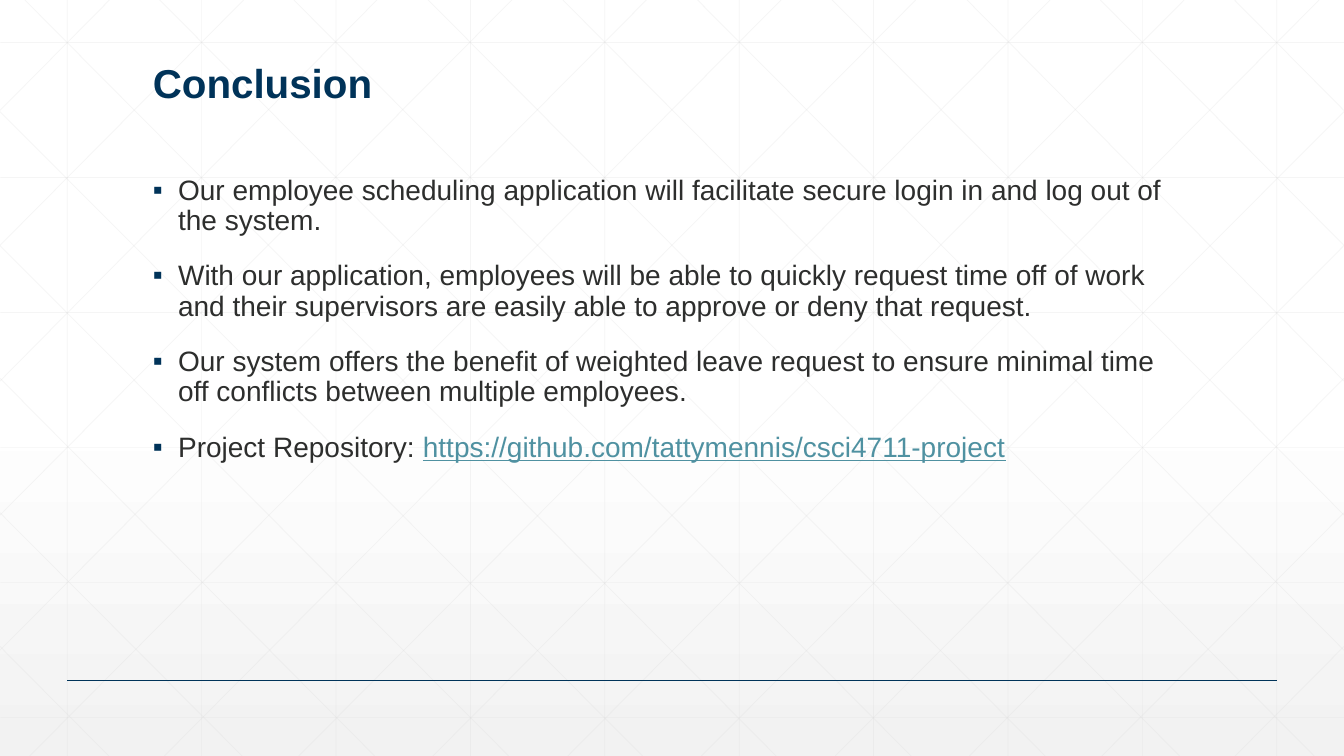
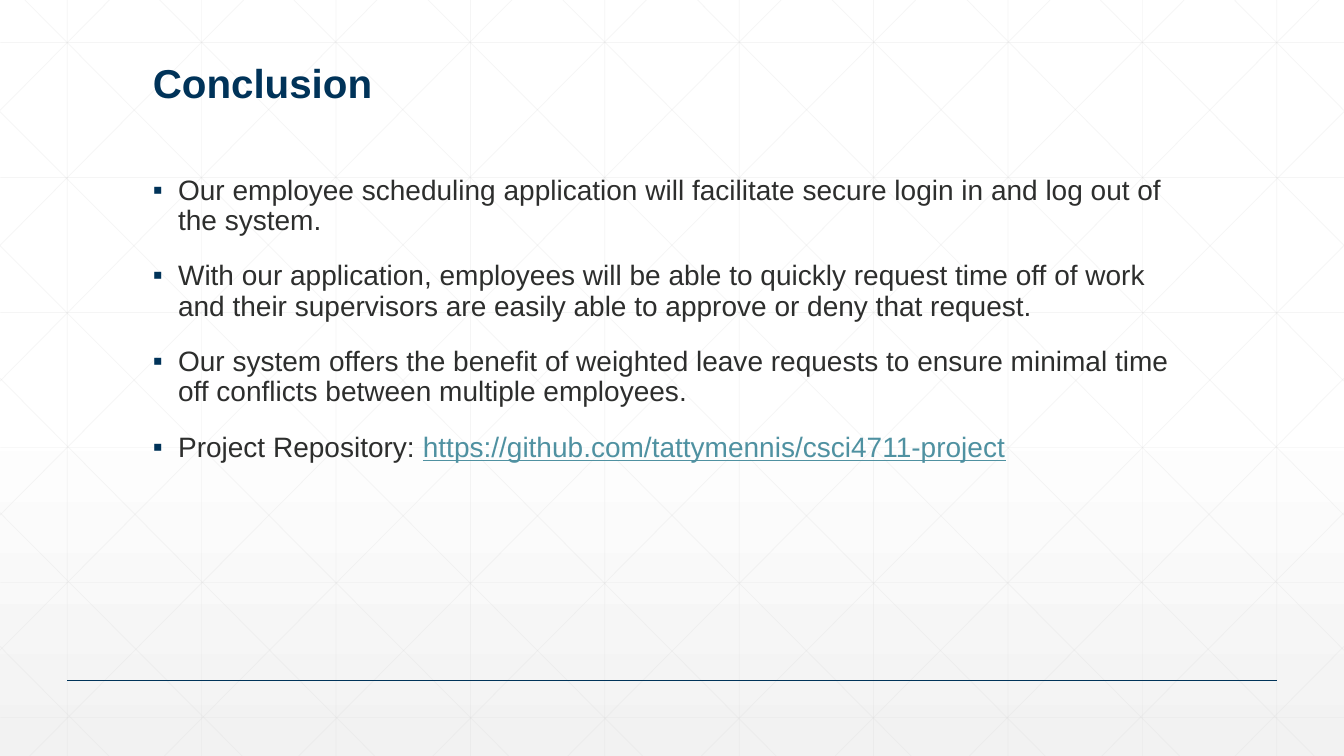
Before and after one commit to tattymennis/csci-4711-project, a slide deck: slide 5 of presentations/presentation-final.pptx. Drawn at 1344x756 pixels with LibreOffice and Linux fonts; fonts in the diff are those of the drawing. Boxes give left, top, right and bottom in pixels: in the first picture for what was removed or moved away, otherwise in the second. Text is boxed around its words. In the diff, an @@ line names an element or a change of style, - is before the commit and + after.

Commit message:
Corrected grammar/spelling errors

```diff
--- a/presentations/presentation-final.pptx
+++ b/presentations/presentation-final.pptx
@@ text at (178,350,1168,406): text changed @@
-▪ Our system offers the benefit of weighted leave request to ensure minimal time off conflicts between multiple employees.
+▪ Our system offers the benefit of weighted leave requests to ensure minimal time off conflicts between multiple employees.
```
